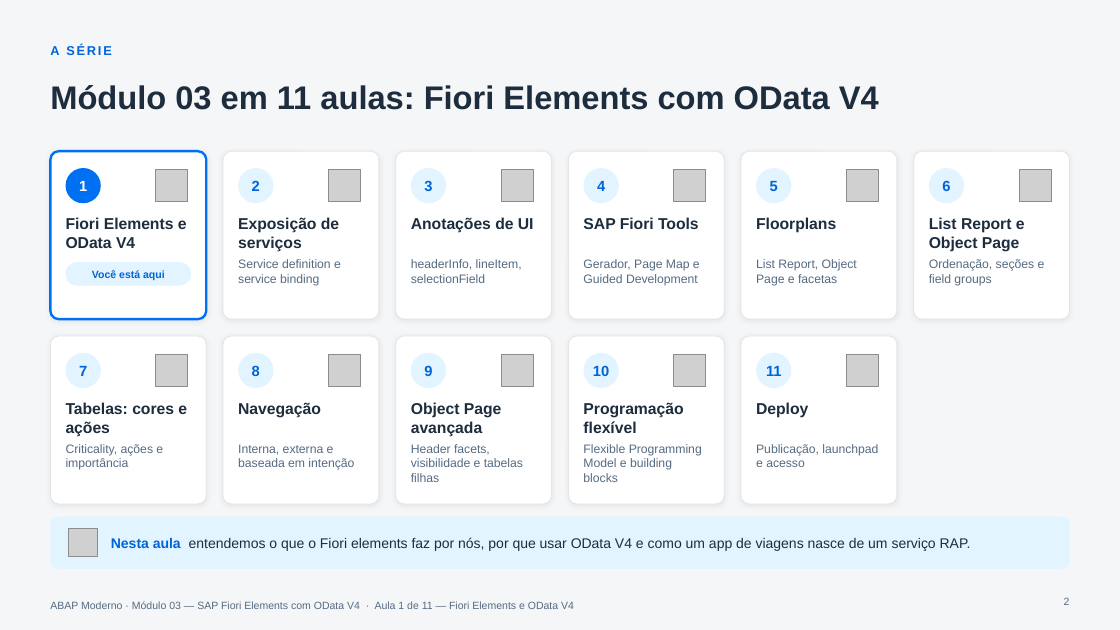
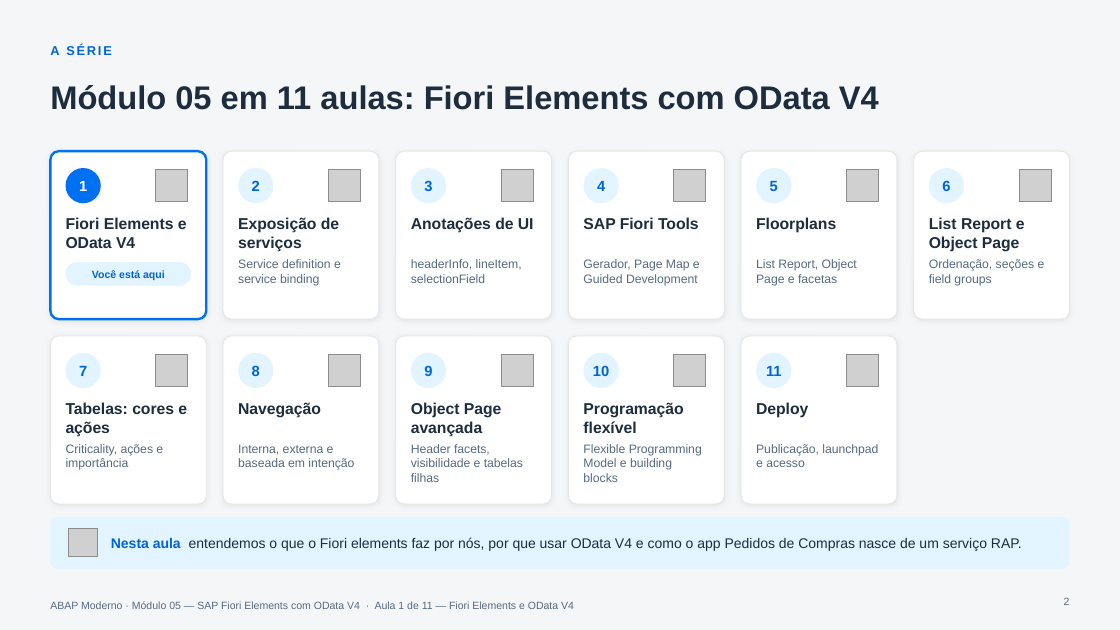
Before and after one commit to AdrianoBispo/estude-sap-abap-moderno, a slide deck: slide 2 of modulo-05/05.01 - Visão Geral do SAP Fiori Elements para OData V4/05.01_SAP_Fiori_elements_para_OData_V4.pptx. Drawn at 1120x630 pixels with LibreOffice and Linux fonts; fonts in the diff are those of the drawing; grey boxes stand for pictures. Boxes give left, top, right and bottom in pixels: in the first picture for what was removed or moved away, otherwise in the second. Text is boxed around its words. In the diff, an @@ line names an element or a change of style, - is before the commit and + after.

```diff
--- a/modulo-05/05.01 - Visão Geral do SAP Fiori Elements para OData V4/05.01_SAP_Fiori_elements_para_OData_V4.pptx
+++ b/modulo-05/05.01 - Visão Geral do SAP Fiori Elements para OData V4/05.01_SAP_Fiori_elements_para_OData_V4.pptx
@@ title at [50, 85, 879, 110]: text changed @@
-Módulo 03 em 11 aulas: Fiori Elements com OData V4
+Módulo 05 em 11 aulas: Fiori Elements com OData V4
@@ text at [111, 537, 1022, 551]: text changed @@
-Nesta aula entendemos o que o Fiori elements faz por nós, por que usar OData V4 e como um app de viagens nasce de um serviço RAP.
+Nesta aula entendemos o que o Fiori elements faz por nós, por que usar OData V4 e como o app Pedidos de Compras nasce de um serviço RAP.
```
Also in this commit, not shown: 11 other slides changed, 44 other files.
